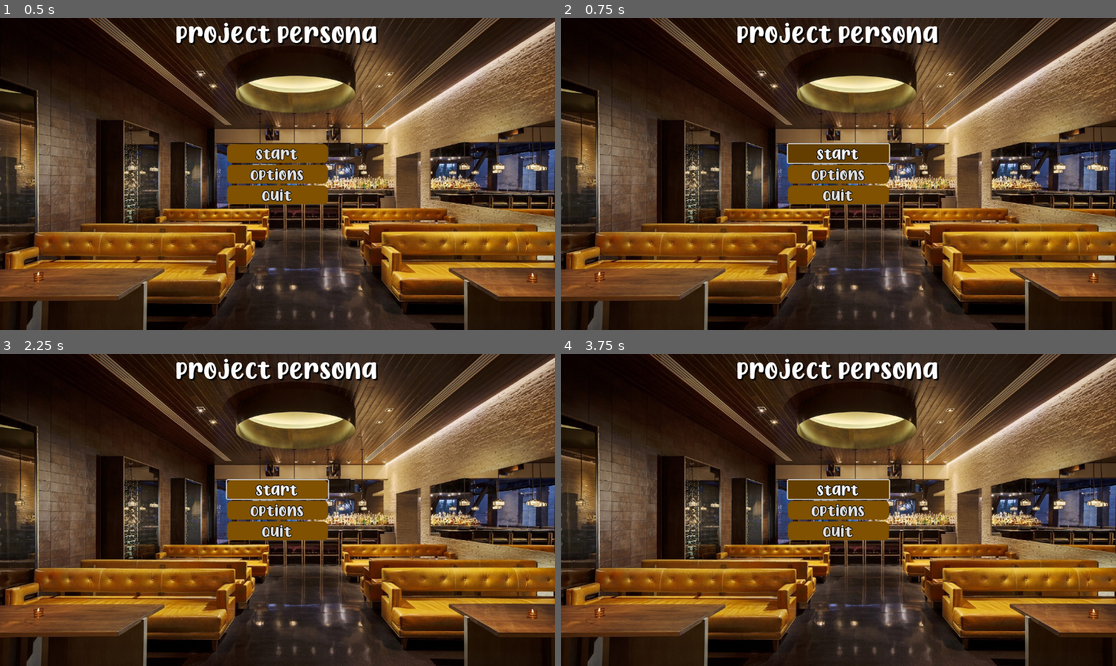
Above: before the commit, frames 1-4 (two rows, left to right).
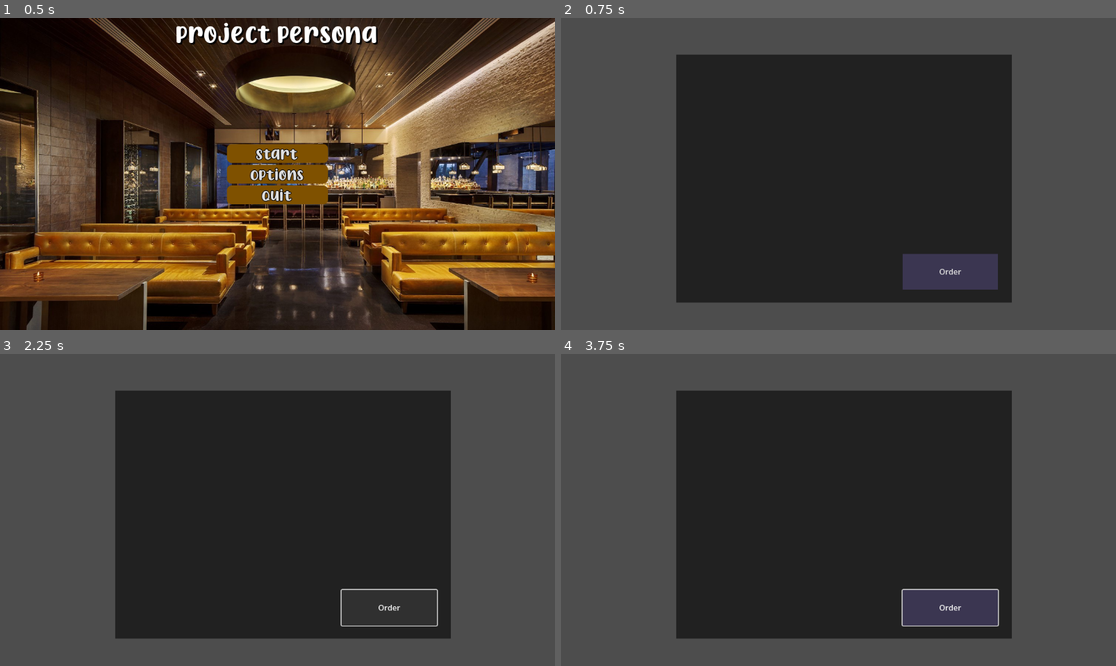
Above: after the commit, the same moments.

Repository: colorfulparadox/ASU-Capstone-TrainingGame
Game: Godot game, scene res://nodes/main_menu_ui.tscn
The game is run twice, just before and just after one commit, with the same random seed, the same clock (stepped at 60 frames per second) and the same inputs. This scene is started directly instead of the project's main scene.
Inputs (mouse positions are in pixels of both pictures, inside the frame that each line leads up to):
- Up to frame 1 (0.5 s): no input
- Up to frame 2 (0.75 s): click "Start" at 0.5 s
- Up to frame 3 (2.25 s): click (277, 488) at 1.25 s, where only the run before the commit has a clickable "Start"; click (388, 606) at 2 s, where only the run after the commit has a clickable "Order"
- Up to frame 4 (3.75 s): click (949, 606) at 2.75 s, where only the run after the commit has a clickable "Order"; click (838, 488) at 3.5 s, where only the run before the commit has a clickable "Start"

Frame 1 is identical in both runs. In frame 2, 91% of the frame differs, in the area x 0-100%, y 0-100%; in frame 3, 91%; in frame 4, 91%.

Commit message:
Main Menu Start and Quit Button Functionality

Diff:
--- a/game/nodes/main_menu_ui.gd
+++ b/game/nodes/main_menu_ui.gd
@@ -12,7 +12,7 @@
 
 
 func _on_start_button_pressed() -> void:
-	print("Start Button Pressed")
+	get_tree().change_scene_to_file("res://nodes/kitchen_node.tscn")
 
 
 func _on_options_button_pressed() -> void:
@@ -20,4 +20,4 @@
 
 
 func _on_quit_button_pressed() -> void:
-	print("Quit Button Pressed")
+	get_tree().quit()
Not shown: 1 places in game/nodes/kitchen_node.tscn that only renumber resources
